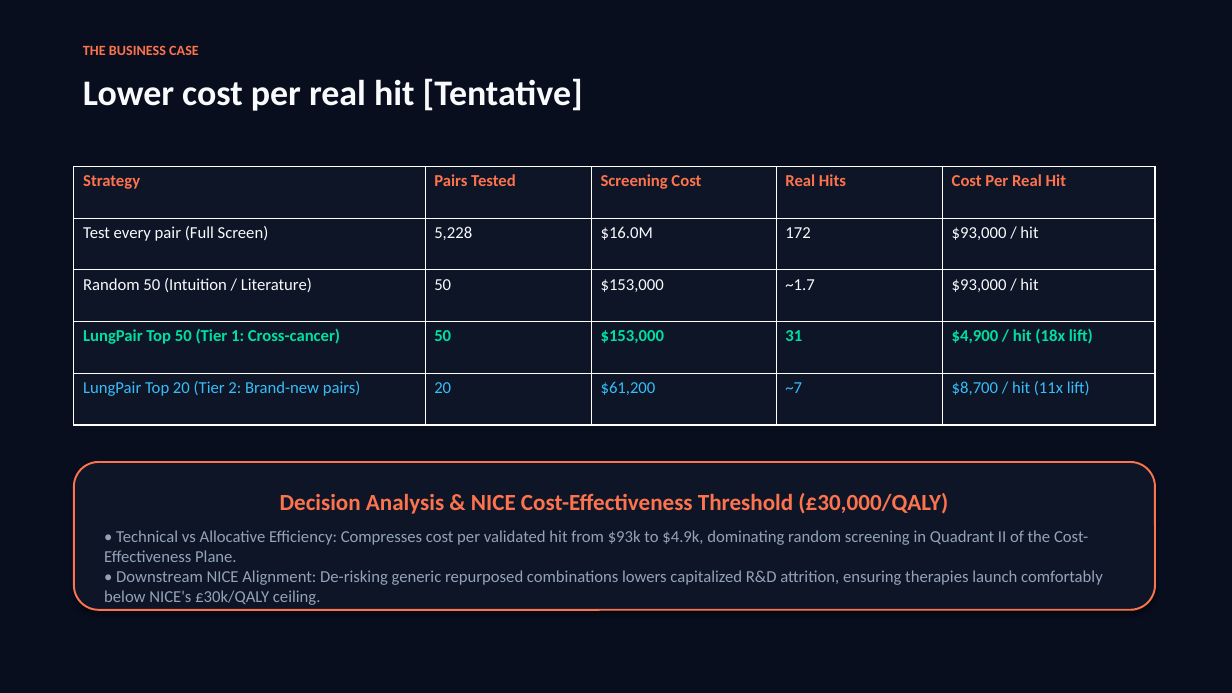
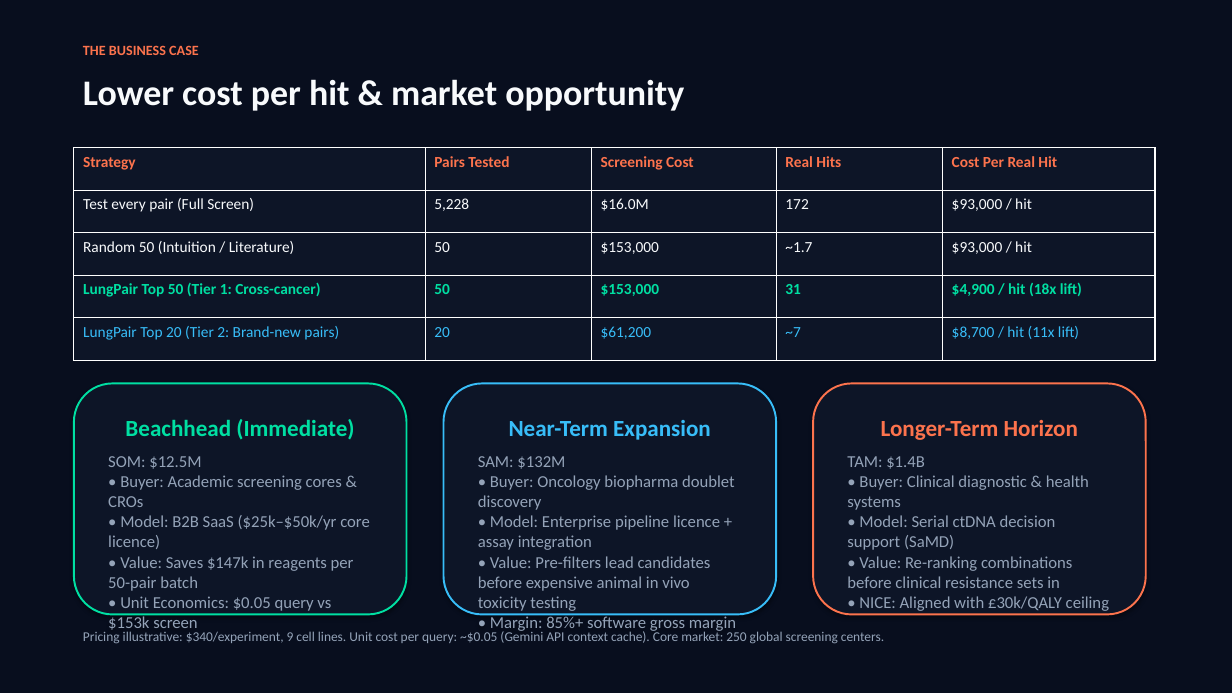
Before and after one commit to leventkoymen/backprop-to-the-future-b56f8f5e-submission-repo, a slide deck: slide 6 of docs/LungPair_Pitch_Deck_Team_Backprop.pptx. Drawn at 1232x693 pixels with LibreOffice and Linux fonts; fonts in the diff are those of the drawing. Boxes give left, top, right and bottom in pixels: in the first picture for what was removed or moved away, otherwise in the second. Text is boxed around its words. In the diff, an @@ line names an element or a change of style, - is before the commit and + after.

Commit message:
Docs: update presentation PPTX and PDFs with institutional market sizing (SOM 2.5M, SAM 32M, TAM .4B)

```diff
--- a/docs/LungPair_Pitch_Deck_Team_Backprop.pptx
+++ b/docs/LungPair_Pitch_Deck_Team_Backprop.pptx
@@ text at <box>83,79,684,111</box>: text changed @@
-Lower cost per real hit [Tentative]
+Lower cost per hit & market opportunity
@@ table at <box>74,148,1155,360</box> @@
@@ size 13 to 12 pt @@
@@ table: place and size @@
-table at <box>74,166,1155,425</box>
+table at <box>74,148,1155,360</box>
@@ rounded rectangle "Beachhead (Immediate)": place and size @@
-rounded rectangle "Beachhead (Immediate)" at <box>74,462,1155,610</box>
+rounded rectangle "Beachhead (Immediate)" at <box>74,384,407,615</box>
@@ rounded rectangle "Beachhead (Immediate)" at <box>74,384,407,615</box>: outline #FC734D 1.5 pt to #00DFA2 1.5 pt @@
@@ rounded rectangle added at <box>444,384,776,615</box>, fill #0D1527, outline #38BDF8 1.5 pt, 13 pt, text #94A3B8 @@
+Near-Term Expansion
+SAM: $132M
+• Buyer: Oncology biopharma doublet discovery
+• Model: Enterprise pipeline licence + assay integration
+• Value: Pre-filters lead candidates before expensive animal in vivo toxicity testing
+• Margin: 85%+ software gross margin
@@ rounded rectangle added at <box>813,384,1146,615</box>, fill #0D1527, outline #FC734D 1.5 pt, 13 pt, text #94A3B8 @@
+Longer-Term Horizon
+TAM: $1.4B
+• Buyer: Clinical diagnostic & health systems
+• Model: Serial ctDNA decision support (SaMD)
+• Value: Re-ranking combinations before clinical resistance sets in
+• NICE: Aligned with £30k/QALY ceiling
@@ text in rounded rectangle at <box>108,419,370,628</box>: text changed @@
-Decision Analysis & NICE Cost-Effectiveness Threshold (£30,000/QALY)
-• Technical vs Allocative Efficiency: Compresses cost per validated hit from $93k to $4.9k, dominating random screening in Quadrant II of the Cost-Effectiveness Plane.
-• Downstream NICE Alignment: De-risking generic repurposed combinations lowers capitalized R&D attrition, ensuring therapies launch comfortably below NICE's £30k/QALY ceiling.
+Beachhead (Immediate)
+SOM: $12.5M
+• Buyer: Academic screening cores & CROs
+• Model: B2B SaaS ($25k–$50k/yr core licence)
+• Value: Saves $147k in reagents per 50-pair batch
+• Unit Economics: $0.05 query vs $153k screen
@@ text added at <box>83,630,884,644</box>, 10.5 pt, text #94A3B8 @@
+Pricing illustrative: $340/experiment, 9 cell lines. Unit cost per query: ~$0.05 (Gemini API context cache). Core market: 250 global screening centers.
```
Also in this commit, not shown: 2 other files.
